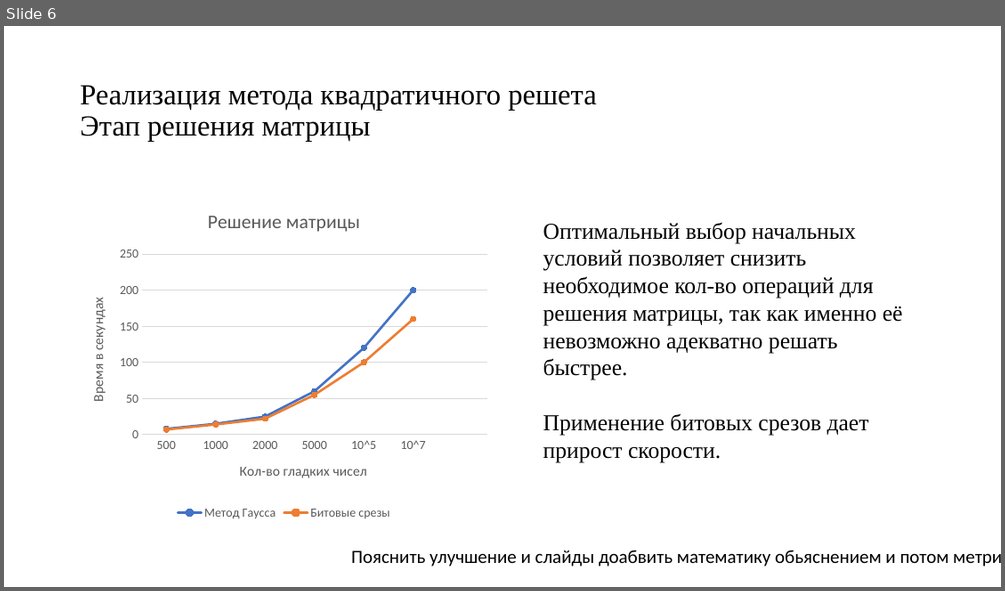
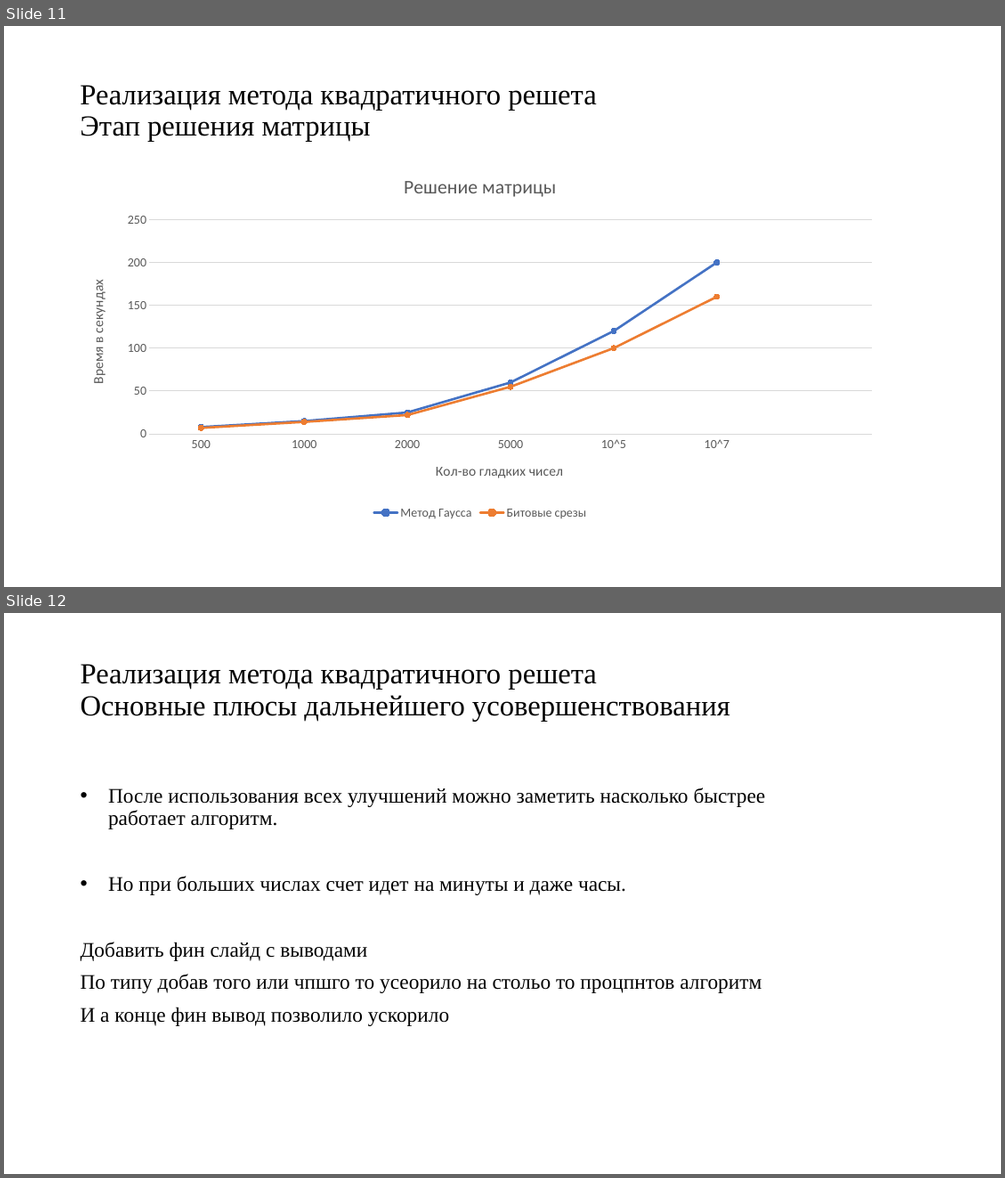
Before and after one commit to pagamov/VKR, a slide deck: Гамов Павел Чтения.pptx. Shown one above the other, each under a label of ours: slide 6 before the commit, slides 11 and 12 after it. The pictures are 1005x591 and 1005x1178 pixels, drawn with LibreOffice and Linux fonts; fonts in the diff are those of the drawing. Boxes give left, top, right and bottom in pixels: in the first picture for what was removed or moved away, otherwise in the second. Text is boxed around its words. In the diff, an @@ line names an element or a change of style, - is before the commit and + after.

```diff
--- a/Гамов Павел Чтения.pptx
+++ b/Гамов Павел Чтения.pptx
@@ slide 12 added at (4, 613, 1001, 1174), background #FFFFFF @@
@@ title added at (81, 664, 730, 721), 28 pt, text #000000 @@
+Реализация метода квадратичного решета
+Основные плюсы дальнейшего усовершенствования
@@ text added at (81, 787, 766, 1026), 20 pt, text #000000 @@
+• После использования всех улучшений можно заметить насколько быстрее работает алгоритм.
+• Но при больших числах счет идет на минуты и даже часы.
+Добавить фин слайд с выводами
+По типу добав того или чпшго то усеорило на стольо то процпнтов алгоритм
+И а конце фин вывод позволило ускорило
@@ what was slide 6 is now slide 11 @@
@@ slide 11 changed as well @@
@@ line chart: place and size @@
-line chart at (73, 193, 496, 523)
+line chart at (73, 158, 889, 523)
@@ text removed at (543, 222, 903, 462) @@
-Оптимальный выбор начальных условий позволяет снизить необходимое кол-во операций для решения матрицы, так как именно её невозможно адекватно решать быстрее.
-Применение битовых срезов дает прирост скорости.
@@ text removed at (351, 549, 949, 566) @@
-Пояснить улучшение и слайды доабвить математику обьяснением и потом метрики
```
Also in this commit, not shown: 5 other slides changed, 6 other slides added, 1 slide removed, 1 other file.
